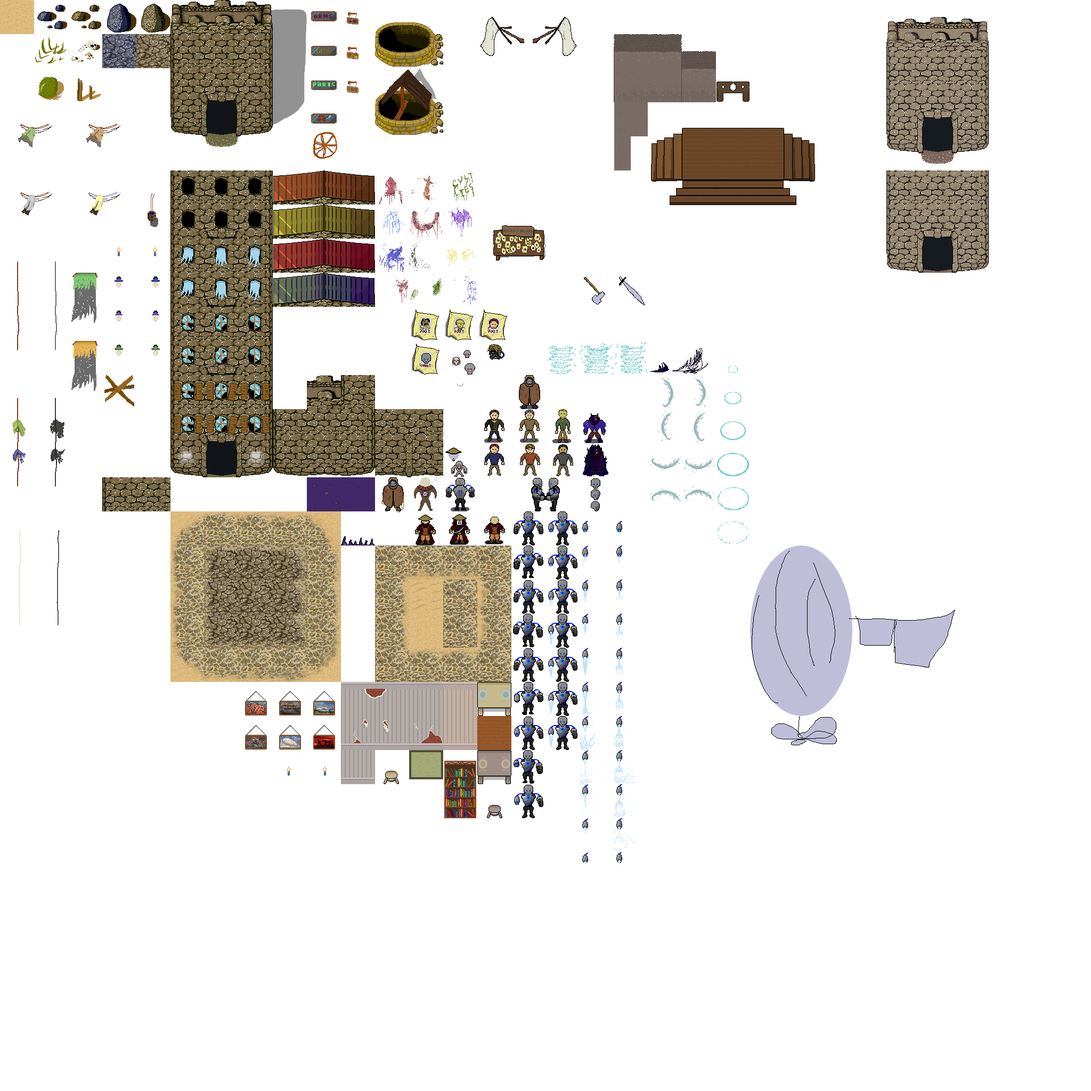
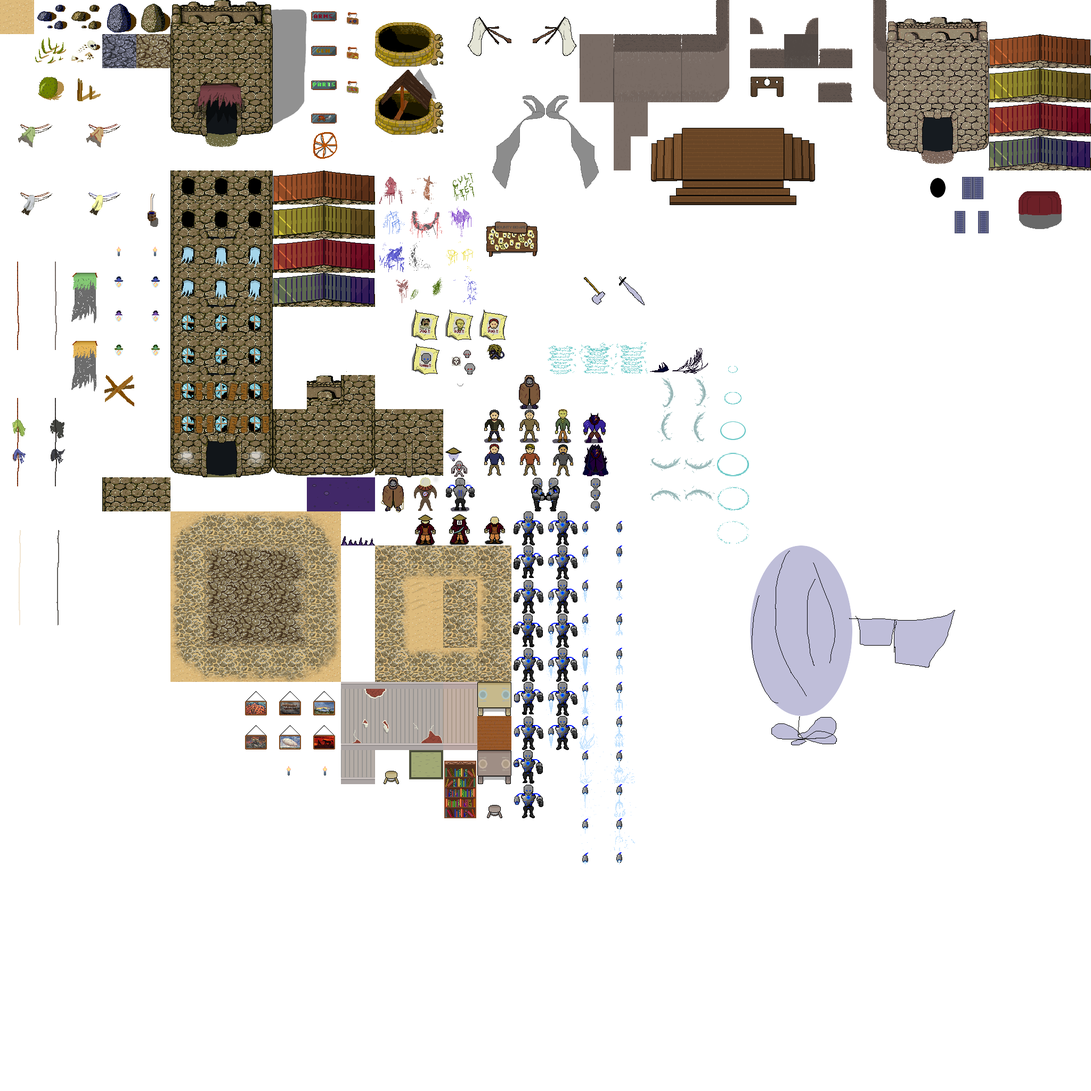
Before/after of a (1091, 1091) layered artwork. What changed in the layer stack:
painted on "Layer #5" over [716, 76, 784, 102]
painted on "ornaments" over [197, 16, 1091, 261]
painted on "SHadow" over [192, 89, 1063, 261]
painted on "Layer" over [493, 0, 990, 273]
